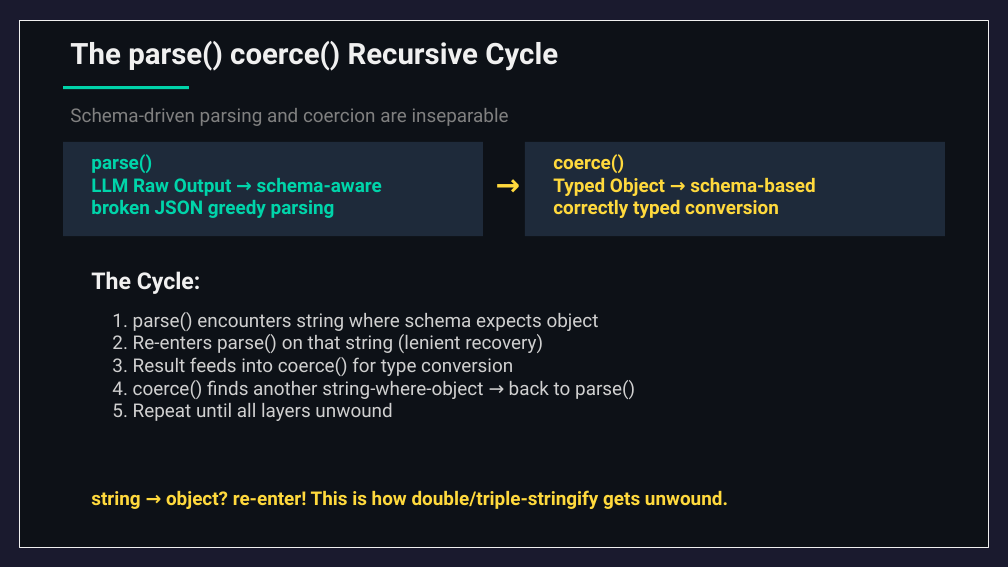
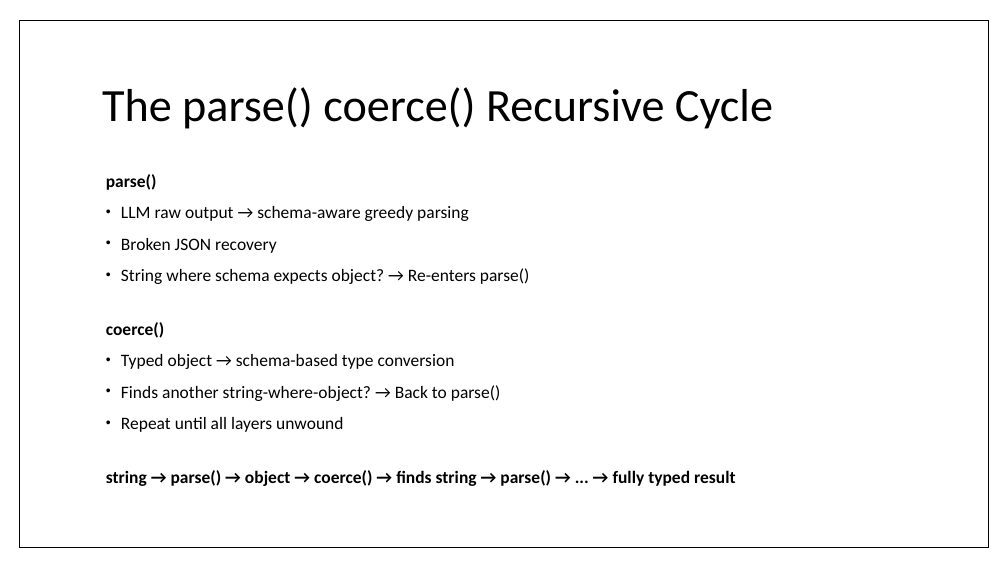
Before and after one commit to wrtnlabs/autobe, a slide deck: slide 31 of website/public/seminars/20260326-qwen-meetup-korea.pptx (slide 28 before the commit). Drawn at 1008x567 pixels with LibreOffice and Linux fonts; fonts in the diff are those of the drawing. Boxes give left, top, right and bottom in pixels: in the first picture for what was removed or moved away, otherwise in the second. Text is boxed around its words. In the diff, an @@ line names an element or a change of style, - is before the commit and + after.

```diff
--- a/website/public/seminars/20260326-qwen-meetup-korea.pptx
+++ b/website/public/seminars/20260326-qwen-meetup-korea.pptx
@@ background #1A1A2E to #FFFFFF @@
@@ rectangle at <box>19,20,988,547</box>: fill #0D1117 to #FFFFFF; outline #F0F0F0 1 pt to #000000 1 pt @@
@@ title "The parse() coerce() Recursive Cycle": place and size @@
-title "The parse() coerce() Recursive Cycle" at <box>70,41,558,71</box>
+title "The parse() coerce() Recursive Cycle" at <box>102,87,773,129</box>
@@ title "The parse() coerce() Recursive Cycle" at <box>102,87,773,129</box>: size 28 to 44 pt, font Roboto to Calibri, text colour #F0F0F0 to #000000, bold off; line spacing 1 to 0.9; vertical alignment top to middle @@
@@ rectangle removed at <box>63,86,189,89</box> @@
@@ text removed at <box>70,108,509,126</box> @@
-Schema-driven parsing and coercion are inseparable
@@ rectangle removed at <box>63,142,483,237</box> @@
@@ rectangle removed at <box>525,142,945,237</box> @@
@@ text removed at <box>91,154,382,218</box> @@
-parse()
-LLM Raw Output → schema-aware
-broken JSON greedy parsing
@@ text added at <box>106,174,736,486</box>, 16.6 pt, text #000000 @@
+parse()
+• LLM raw output → schema-aware greedy parsing
+• Broken JSON recovery
+• String where schema expects object? → Re-enters parse()
+coerce()
+• Typed object → schema-based type conversion
+• Finds another string-where-object? → Back to parse()
+• Repeat until all layers unwound
+string → parse() → object → coerce() → finds string → parse() → ... → fully typed result
@@ text removed at <box>488,163,520,205</box> @@
-→
@@ text removed at <box>553,154,815,218</box> @@
-coerce()
-Typed Object → schema-based
-correctly typed conversion
@@ text removed at <box>91,271,201,294</box> @@
-The Cycle:
@@ text removed at <box>112,312,635,421</box> @@
-1. parse() encounters string where schema expects object
-2. Re-enters parse() on that string (lenient recovery)
-3. Result feeds into coerce() for type conversion
-4. coerce() finds another string-where-object → back to parse()
-5. Repeat until all layers unwound
@@ text removed at <box>91,490,728,509</box> @@
-string → object? re-enter! This is how double/triple-stringify gets unwound.
```
Also in this commit, not shown: 31 other slides changed, 33 slides added, 28 slides removed, 1 other file.
